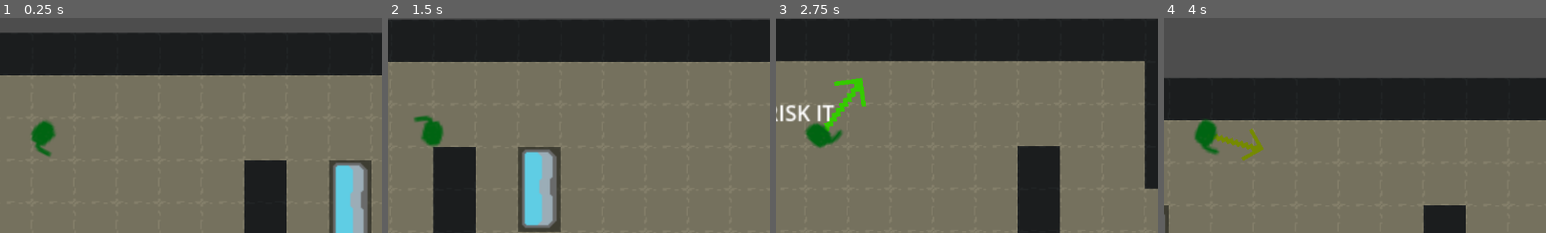
Above: before the commit, frames 1-4 (left to right).
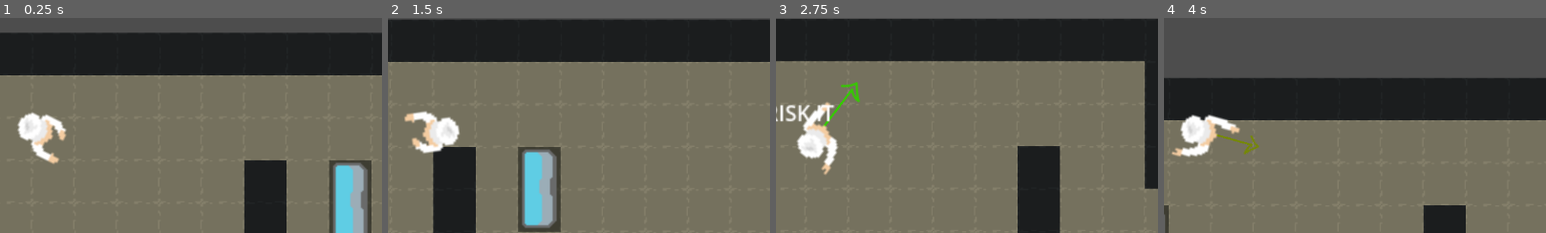
Above: after the commit, the same moments.

Repository: BobWizardLad/risk-it-for-the-biscuit
Game: Godot game, scene res://levels/trial_one.tscn
The game is run twice, just before and just after one commit, with the same random seed, the same clock (stepped at 60 frames per second) and the same inputs.
Inputs (mouse positions are % of the whole screen's width and height, from its top left):
- Up to frame 1 (0.25 s): no input
- Up to frame 2 (1.5 s): tap Enter at 0.5 s; move the mouse to (72, 45) at 0.52 s; press the mouse at (72, 45) at 0.53 s; hold Right (ui_right) 0.53-1.28 s; move the mouse to (30, 55) at 1.27 s; release the mouse at (30, 55) at 1.28 s; hold Down (ui_down) from 1.28 s (still down); click (30, 55) at 1.35 s
- Up to frame 3 (2.75 s): tap Space at 2 s; move the mouse to (60, 28) at 2.02 s; release Down (ui_down) at 2.03 s; press the mouse at (60, 28) at 2.03 s; hold Right (ui_right) from 2.03 s (still down)
- Up to frame 4 (4 s): move the mouse to (45, 70) at 2.77 s; release Right (ui_right) at 2.78 s; release the mouse at (45, 70) at 2.78 s; hold Up (ui_up) 2.78-3.53 s; click (45, 70) at 2.85 s; tap Enter at 3.5 s; move the mouse to (80, 65) at 3.52 s; press the mouse at (80, 65) at 3.53 s; hold Left (ui_left) from 3.53 s (still down)
The pictures show only the part of the screen within x 44-94%, y 23-73%; the shares and areas given below are measured in that part.

The runs differ from the first frame. In frame 1, 1.8% of the frame differs, in the area x 4-18%, y 43-68%; in frame 2, 1.8%; in frame 3, 2.6%, in the area x 5-24%, y 27-73%; in frame 4, 2.4%.

Commit message:
Chefman is REAL

Diff:
--- a/bake-hard/scenes/player.tscn
+++ b/bake-hard/scenes/player.tscn
@@ -1,8 +1,8 @@
 [gd_scene load_steps=13 format=3 uid="uid://bh0jp6fnt0a3j"]
 
 [ext_resource type="Script" uid="uid://c8fqyo2sh1ref" path="res://scripts/player.gd" id="1_g2els"]
-[ext_resource type="Texture2D" uid="uid://cpd55xq3ekrnm" path="res://assets/arrow.png" id="2_dqkch"]
-[ext_resource type="Texture2D" uid="uid://bdhiamyjeupsp" path="res://assets/GuySprite.png" id="2_qhqgy"]
+[ext_resource type="Texture2D" uid="uid://cfccl2vknt6j4" path="res://assets/arrow2.png" id="2_qlg0r"]
+[ext_resource type="Texture2D" uid="uid://brb7lwgtn4w8c" path="res://assets/chefingham.png" id="3_tuyoq"]
 [ext_resource type="PackedScene" uid="uid://b623nk6koqbhm" path="res://scenes/hit_effect.tscn" id="4_qlg0r"]
 [ext_resource type="AudioStream" uid="uid://brauathg8bofk" path="res://assets/ping.mp3" id="4_tuyoq"]
 
@@ -10,142 +10,107 @@
 
 [sub_resource type="Animation" id="Animation_qhqgy"]
 length = 0.001
+step = 0.1
 tracks/0/type = "value"
 tracks/0/imported = false
 tracks/0/enabled = true
-tracks/0/path = NodePath("PlayerTexture:texture")
+tracks/0/path = NodePath("PlayerTexture:frame")
 tracks/0/interp = 1
 tracks/0/loop_wrap = true
 tracks/0/keys = {
 "times": PackedFloat32Array(0),
 "transitions": PackedFloat32Array(1),
 "update": 1,
-"values": [ExtResource("2_qhqgy")]
+"values": [3]
 }
 tracks/1/type = "value"
 tracks/1/imported = false
 tracks/1/enabled = true
-tracks/1/path = NodePath("PlayerTexture:frame")
+tracks/1/path = NodePath("Arrow:visible")
 tracks/1/interp = 1
 tracks/1/loop_wrap = true
 tracks/1/keys = {
 "times": PackedFloat32Array(0),
 "transitions": PackedFloat32Array(1),
 "update": 1,
-"values": [0]
+"values": [false]
 }
 tracks/2/type = "value"
 tracks/2/imported = false
 tracks/2/enabled = true
-tracks/2/path = NodePath("PlayerTexture:hframes")
+tracks/2/path = NodePath("Arrow:modulate")
 tracks/2/interp = 1
 tracks/2/loop_wrap = true
 tracks/2/keys = {
 "times": PackedFloat32Array(0),
 "transitions": PackedFloat32Array(1),
-"update": 1,
-"values": [4]
+"update": 0,
+"values": [Color(1, 0, 0, 1)]
 }
 tracks/3/type = "value"
 tracks/3/imported = false
 tracks/3/enabled = true
-tracks/3/path = NodePath("PlayerTexture:vframes")
+tracks/3/path = NodePath("Arrow:scale")
 tracks/3/interp = 1
 tracks/3/loop_wrap = true
 tracks/3/keys = {
 "times": PackedFloat32Array(0),
 "transitions": PackedFloat32Array(1),
-"update": 1,
-"values": [4]
+"update": 0,
+"values": [Vector2(0.453125, 0.453125)]
 }
 tracks/4/type = "value"
 tracks/4/imported = false
 tracks/4/enabled = true
-tracks/4/path = NodePath("Arrow:visible")
+tracks/4/path = NodePath("Arrow:position")
 tracks/4/interp = 1
 tracks/4/loop_wrap = true
 tracks/4/keys = {
 "times": PackedFloat32Array(0),
 "transitions": PackedFloat32Array(1),
-"update": 1,
-"values": [false]
+"update": 0,
+"values": [Vector2(13, 0)]
 }
 tracks/5/type = "value"
 tracks/5/imported = false
 tracks/5/enabled = true
-tracks/5/path = NodePath("Arrow:modulate")
+tracks/5/path = NodePath("HitEffect:emitting")
 tracks/5/interp = 1
 tracks/5/loop_wrap = true
 tracks/5/keys = {
 "times": PackedFloat32Array(0),
 "transitions": PackedFloat32Array(1),
-"update": 0,
-"values": [Color(1, 0, 0, 1)]
+"update": 1,
+"values": [false]
 }
 tracks/6/type = "value"
 tracks/6/imported = false
 tracks/6/enabled = true
-tracks/6/path = NodePath("Arrow:scale")
+tracks/6/path = NodePath("AudioStreamPlayer2D:stream")
 tracks/6/interp = 1
 tracks/6/loop_wrap = true
 tracks/6/keys = {
 "times": PackedFloat32Array(0),
 "transitions": PackedFloat32Array(1),
-"update": 0,
-"values": [Vector2(0.453125, 0.453125)]
+"update": 1,
+"values": [ExtResource("4_tuyoq")]
 }
 tracks/7/type = "value"
 tracks/7/imported = false
 tracks/7/enabled = true
-tracks/7/path = NodePath("Arrow:position")
+tracks/7/path = NodePath("AudioStreamPlayer2D:playing")
 tracks/7/interp = 1
 tracks/7/loop_wrap = true
 tracks/7/keys = {
 "times": PackedFloat32Array(0),
 "transitions": PackedFloat32Array(1),
-"update": 0,
-"values": [Vector2(13, 0)]
-}
-tracks/8/type = "value"
-tracks/8/imported = false
-tracks/8/enabled = true
-tracks/8/path = NodePath("HitEffect:emitting")
-tracks/8/interp = 1
-tracks/8/loop_wrap = true
-tracks/8/keys = {
-"times": PackedFloat32Array(0),
-"transitions": PackedFloat32Array(1),
-"update": 1,
-"values": [false]
-}
-tracks/9/type = "value"
-tracks/9/imported = false
-tracks/9/enabled = true
-tracks/9/path = NodePath("AudioStreamPlayer2D:stream")
-tracks/9/interp = 1
-tracks/9/loop_wrap = true
-tracks/9/keys = {
-"times": PackedFloat32Array(0),
-"transitions": PackedFloat32Array(1),
-"update": 1,
-"values": [ExtResource("4_tuyoq")]
-}
-tracks/10/type = "value"
-tracks/10/imported = false
-tracks/10/enabled = true
-tracks/10/path = NodePath("AudioStreamPlayer2D:playing")
-tracks/10/interp = 1
-tracks/10/loop_wrap = true
-tracks/10/keys = {
-"times": PackedFloat32Array(0),
-"transitions": PackedFloat32Array(1),
 "update": 1,
 "values": [false]
 }
 
 [sub_resource type="Animation" id="Animation_tuyoq"]
 resource_name = "charging_attack"
-step = 0.001
+step = 0.1
 tracks/0/type = "value"
 tracks/0/imported = false
 tracks/0/enabled = true
@@ -230,57 +195,34 @@
 "update": 1,
 "values": [true]
 }
+tracks/7/type = "value"
+tracks/7/imported = false
+tracks/7/enabled = true
+tracks/7/path = NodePath("PlayerTexture:frame")
+tracks/7/interp = 1
+tracks/7/loop_wrap = true
+tracks/7/keys = {
+"times": PackedFloat32Array(0),
+"transitions": PackedFloat32Array(1),
+"update": 1,
+"values": [0]
+}
 
 [sub_resource type="Animation" id="Animation_dqkch"]
 resource_name = "fire"
-length = 0.2
+length = 0.1
+step = 0.025
 tracks/0/type = "value"
 tracks/0/imported = false
 tracks/0/enabled = true
-tracks/0/path = NodePath("PlayerTexture:texture")
+tracks/0/path = NodePath("PlayerTexture:frame")
 tracks/0/interp = 1
 tracks/0/loop_wrap = true
 tracks/0/keys = {
-"times": PackedFloat32Array(0),
-"transitions": PackedFloat32Array(1),
-"update": 1,
-"values": [ExtResource("2_qhqgy")]
-}
-tracks/1/type = "value"
-tracks/1/imported = false
-tracks/1/enabled = true
-tracks/1/path = NodePath("PlayerTexture:hframes")
-tracks/1/interp = 1
-tracks/1/loop_wrap = true
-tracks/1/keys = {
-"times": PackedFloat32Array(0),
-"transitions": PackedFloat32Array(1),
-"update": 1,
-"values": [4]
-}
-tracks/2/type = "value"
-tracks/2/imported = false
-tracks/2/enabled = true
-tracks/2/path = NodePath("PlayerTexture:vframes")
-tracks/2/interp = 1
-tracks/2/loop_wrap = true
-tracks/2/keys = {
-"times": PackedFloat32Array(0),
-"transitions": PackedFloat32Array(1),
-"update": 1,
-"values": [4]
-}
-tracks/3/type = "value"
-tracks/3/imported = false
-tracks/3/enabled = true
-tracks/3/path = NodePath("PlayerTexture:frame")
-tracks/3/interp = 1
-tracks/3/loop_wrap = true
-tracks/3/keys = {
-"times": PackedFloat32Array(0),
-"transitions": PackedFloat32Array(1),
-"update": 1,
-"values": [4]
+"times": PackedFloat32Array(0, 0.025, 0.05, 0.075),
+"transitions": PackedFloat32Array(1, 1, 1, 1),
+"update": 1,
+"values": [0, 1, 2, 3]
 }
 
 [sub_resource type="Animation" id="Animation_g2els"]
@@ -290,34 +232,22 @@
 tracks/0/type = "value"
 tracks/0/imported = false
 tracks/0/enabled = true
-tracks/0/path = NodePath("PlayerTexture:texture")
+tracks/0/path = NodePath("PlayerTexture:frame")
 tracks/0/interp = 1
 tracks/0/loop_wrap = true
 tracks/0/keys = {
 "times": PackedFloat32Array(0),
 "transitions": PackedFloat32Array(1),
 "update": 1,
-"values": [ExtResource("2_qhqgy")]
+"values": [3]
 }
 tracks/1/type = "value"
 tracks/1/imported = false
 tracks/1/enabled = true
-tracks/1/path = NodePath("PlayerTexture:frame")
+tracks/1/path = NodePath("Arrow:visible")
 tracks/1/interp = 1
 tracks/1/loop_wrap = true
 tracks/1/keys = {
-"times": PackedFloat32Array(0, 0.1),
-"transitions": PackedFloat32Array(1, 1),
-"update": 1,
-"values": [0, 1]
-}
-tracks/2/type = "value"
-tracks/2/imported = false
-tracks/2/enabled = true
-tracks/2/path = NodePath("Arrow:visible")
-tracks/2/interp = 1
-tracks/2/loop_wrap = true
-tracks/2/keys = {
 "times": PackedFloat32Array(0),
 "transitions": PackedFloat32Array(1),
 "update": 1,
@@ -346,17 +276,16 @@
 modulate = Color(1, 0, 0, 1)
 texture_filter = 1
 position = Vector2(13, 0)
-rotation = -0.785398
 scale = Vector2(0.453125, 0.453125)
-texture = ExtResource("2_dqkch")
+texture = ExtResource("2_qlg0r")
 
 [node name="PlayerTexture" type="Sprite2D" parent="."]
-position = Vector2(11, 1)
-rotation = 1.5708
+position = Vector2(-1.13249e-06, -2.38419e-07)
+rotation = -1.5708
 scale = Vector2(1.7, 1.7)
-texture = ExtResource("2_qhqgy")
+texture = ExtResource("3_tuyoq")
 hframes = 4
-vframes = 4
+frame = 3
 
 [node name="CollisionShape2D" type="CollisionShape2D" parent="."]
 position = Vector2(0, 4.76837e-07)
